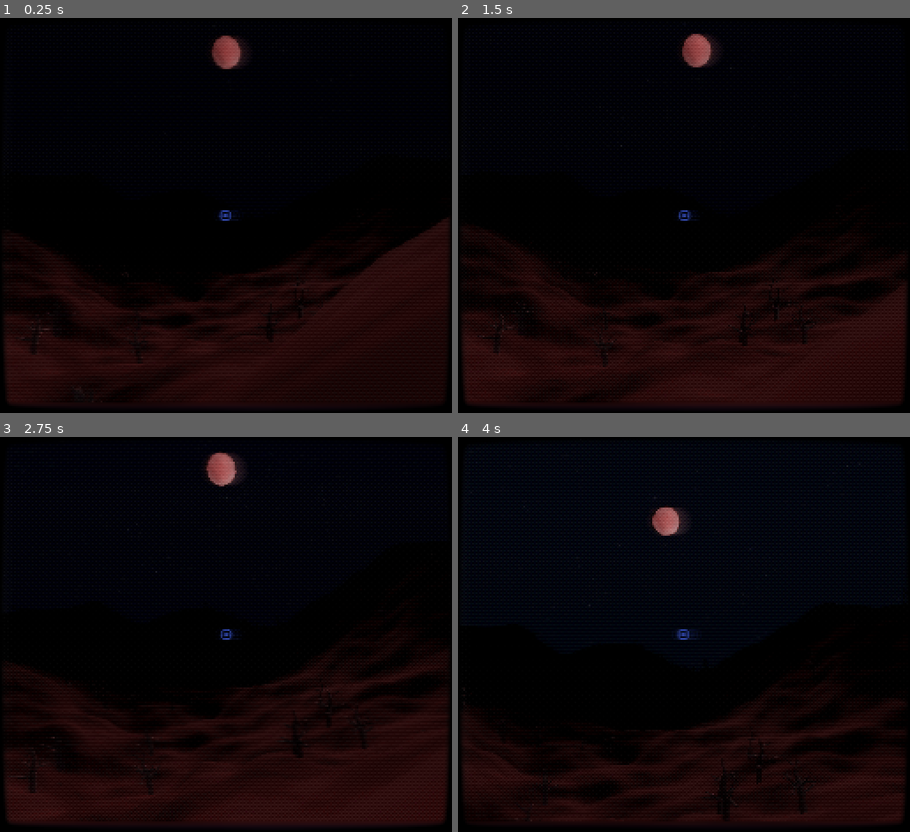
Above: before the commit, frames 1-4 (two rows, left to right).
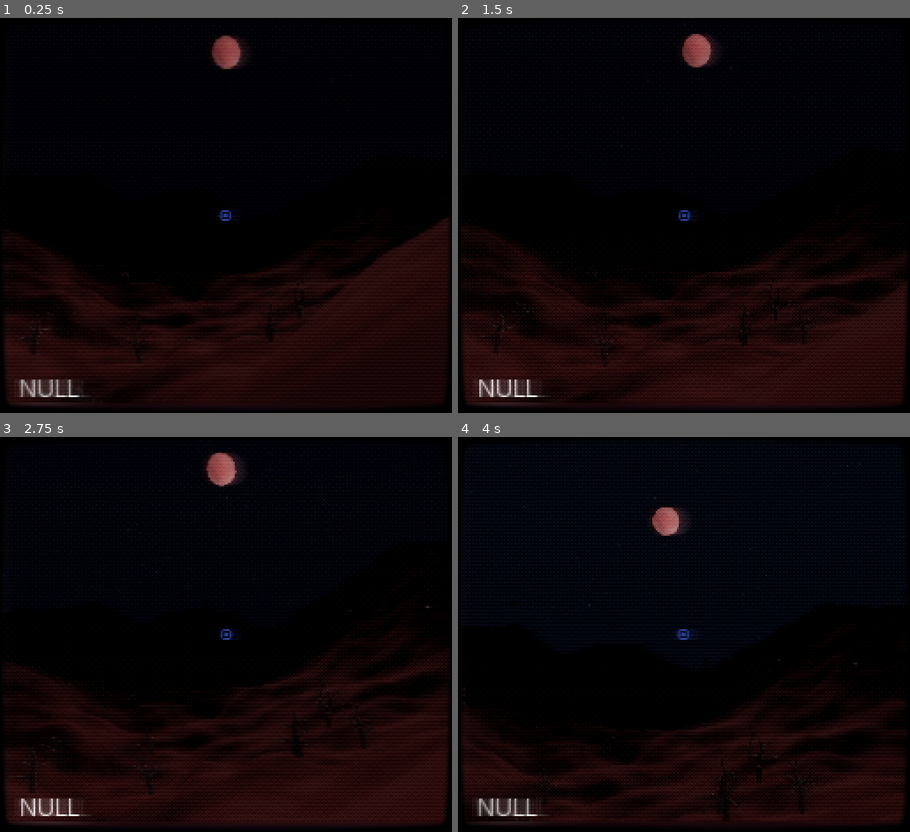
Above: after the commit, the same moments.

Repository: FoggyFella/procedural-horror-game
Game: Godot game, scene res://Scenes/Test.tscn
Same seed, same stepped clock (60 frames per second), same inputs: the game is played once before the commit and once after it.
Inputs (mouse positions are in pixels of both pictures, inside the frame that each line leads up to):
- Up to frame 1 (0.25 s): no input
- Up to frame 2 (1.5 s): move the mouse to (706, 215) at 0.52 s; hold W (move_forward) from 0.53 s (still down); tap F (flashlight) at 0.6 s; tap Space (jump) at 0.77 s; move the mouse to (661, 215) at 1.27 s; tap Shift (show_mouse) at 1.35 s
- Up to frame 3 (2.75 s): tap Space (jump) at 1.52 s; move the mouse to (271, 547) at 2.02 s; release W (move_forward) at 2.03 s; hold D (move_right) from 2.03 s (still down); tap F (flashlight) at 2.1 s
- Up to frame 4 (4 s): move the mouse to (661, 713) at 2.77 s; release D (move_right) at 2.78 s; hold W (move_forward) from 2.78 s (still down); tap Shift (show_mouse) at 2.85 s; tap Space (jump) at 3.02, 3.77 s; move the mouse to (720, 638) at 3.52 s; tap F (flashlight) at 3.6 s

The runs differ from the first frame. In frame 1, 0.5% of the frame differs, in the area x 3-20%, y 91-96%; in frame 2, 0.5%; in frame 3, 0.5%; in frame 4, 0.5%, in the area x 3-89%, y 57-96%.

Commit message:
First version with new Placement
Need to increase the performance
The generating should be somehow in the _ready func but I dunno how to do that yet.

Diff:
--- a/Scenes/House_Placement_Script.gd
+++ b/Scenes/House_Placement_Script.gd
@@ -3,5 +3,3 @@
 func _ready():
 	yield(get_tree(),"idle_frame")
 	self.rotation = $RayCast.get_collision_normal()
-	self.translation = $RayCast.get_collision_point()
-	print(rotation)
--- a/Scenes/Player.tscn
+++ b/Scenes/Player.tscn
@@ -416,6 +416,15 @@
 texture = ExtResource( 7 )
 expand = true
 
+[node name="object_name" type="Label" parent="Head/Camera/UI"]
+anchor_top = 1.0
+anchor_bottom = 1.0
+margin_left = 11.0
+margin_top = -20.0
+margin_right = 51.0
+margin_bottom = -6.0
+text = "NULL"
+
 [node name="PlanetShit(gonna move later)" type="Control" parent="Head/Camera"]
 visible = false
 anchor_right = 1.0
@@ -523,6 +532,10 @@
 anims/breath = SubResource( 25 )
 anims/walk = SubResource( 26 )
 
+[node name="ObjectLook" type="RayCast" parent="Head"]
+enabled = true
+cast_to = Vector3( 0, 0, -5 )
+
 [node name="RayCast" type="RayCast" parent="."]
 enabled = true
 cast_to = Vector3( 0, -100, 0 )
--- a/Scenes/Test.tscn
+++ b/Scenes/Test.tscn
@@ -1,9 +1,11 @@
-[gd_scene load_steps=9 format=2]
+[gd_scene load_steps=11 format=2]
 
 [ext_resource path="res://Assets/Textures/sky_low2.hdr" type="Texture" id=1]
 [ext_resource path="res://Scenes/Player.tscn" type="PackedScene" id=2]
 [ext_resource path="res://Scenes/House_1.tscn" type="PackedScene" id=3]
+[ext_resource path="res://Scripts/RandomPlacement.gd" type="Script" id=4]
 [ext_resource path="res://Scripts/TerrainTest.gd" type="Script" id=5]
+[ext_resource path="res://Scenes/Test_Tree.tscn" type="PackedScene" id=6]
 
 [sub_resource type="PanoramaSky" id=5]
 panorama = ExtResource( 1 )
@@ -93,3 +95,18 @@
 
 [node name="BrokenHouse_1" parent="." instance=ExtResource( 3 )]
 transform = Transform( 1.5, 0, 0, 0, 1.5, 0, 0, 0, 1.5, -57.4705, 67.2385, 0 )
+
+[node name="RandomlyPlacedObject" type="Node" parent="."]
+process_priority = 1
+script = ExtResource( 4 )
+object = ExtResource( 6 )
+amount_of_object = 500
+
+[node name="RayCast" type="RayCast" parent="RandomlyPlacedObject"]
+transform = Transform( 1, 0, 0, 0, 1, 0, 0, 0, 1, 0, 70, 0 )
+enabled = true
+cast_to = Vector3( 0, -100, 0 )
+
+[node name="Timer" type="Timer" parent="RandomlyPlacedObject"]
+wait_time = 3.0
+one_shot = true
--- /dev/null
+++ b/Scenes/Test_Tree.tscn
@@ -0,0 +1,16 @@
+[gd_scene load_steps=3 format=2]
+
+[sub_resource type="BoxShape" id=1]
+
+[sub_resource type="CubeMesh" id=2]
+
+[node name="Test" type="StaticBody"]
+transform = Transform( 7, 0, 0, 0, 7, 0, 0, 0, 7, 0, 0, 0 )
+
+[node name="CollisionShape" type="CollisionShape" parent="."]
+transform = Transform( 1, 0, 0, 0, 1, 0, 0, 0, 1, 0, 1.02077, 0 )
+shape = SubResource( 1 )
+
+[node name="MeshInstance" type="MeshInstance" parent="."]
+transform = Transform( 1, 0, 0, 0, 1, 0, 0, 0, 1, 0, 1.02077, 0 )
+mesh = SubResource( 2 )
--- a/Scripts/Playa.gd
+++ b/Scripts/Playa.gd
@@ -9,6 +9,8 @@
 export var min_angle = -80
 
 onready var head = $Head
+onready var object_look = $Head/ObjectLook
+onready var object_name = $Head/Camera/UI/object_name
 
 var jumping = false
 var look_rot = Vector3.ZERO
@@ -23,6 +25,10 @@
 
 func _physics_process(delta):
 	#set rotation
+	if object_look.is_colliding():
+		object_name.text = str(object_look.get_collider().name)
+	else:
+		object_name.text = "NULL"
 	head.rotation_degrees.x = look_rot.x
 	rotation_degrees.y = look_rot.y
 	if not is_on_floor():
--- /dev/null
+++ b/Scripts/RandomPlacement.gd
@@ -0,0 +1,45 @@
+extends Node
+class_name RandomlyPlacedObject
+
+export (PackedScene) var object
+export (int) var amount_of_object
+var amount = 0
+onready var raycast = get_node("RayCast")
+var collide_point = null
+var normal = null
+
+func _ready():
+	setup_raycast()
+	randomly_place_ray()
+	collide_point = raycast.get_collision_point()
+	normal = raycast.get_collision_normal()
+
+func _process(delta):
+	if amount < amount_of_object and raycast.is_colliding():
+		collide_point = raycast.get_collision_point()
+		normal = raycast.get_collision_normal()
+		amount += 1
+		var object_instance = object.instance()
+		object_instance.translation = collide_point
+		add_child(object_instance,true)
+		object_instance.global_transform = align_with_y(object_instance.global_transform, normal)
+		randomly_place_ray()
+		raycast.force_raycast_update()
+	elif !raycast.is_colliding():
+		randomly_place_ray()
+
+func setup_raycast():
+	raycast.cast_to = Vector3(0,-100,0)
+	raycast.translation.y = 70
+	raycast.enabled = true
+
+func randomly_place_ray():
+	randomize()
+	raycast.translation.x = rand_range(-740,740)
+	raycast.translation.z = rand_range(-740,740)
+
+func align_with_y(xform, new_y):
+	xform.basis.y = new_y
+	xform.basis.x = -xform.basis.z.cross(new_y)
+	xform.basis = xform.basis.orthonormalized()
+	return xform
--- a/project.godot
+++ b/project.godot
@@ -7,6 +7,16 @@
 ;   param=value ; assign values to parameters
 
 config_version=4
+
+_global_script_classes=[ {
+"base": "Node",
+"class": "RandomlyPlacedObject",
+"language": "GDScript",
+"path": "res://Scripts/RandomPlacement.gd"
+} ]
+_global_script_class_icons={
+"RandomlyPlacedObject": ""
+}
 
 [application]
 
